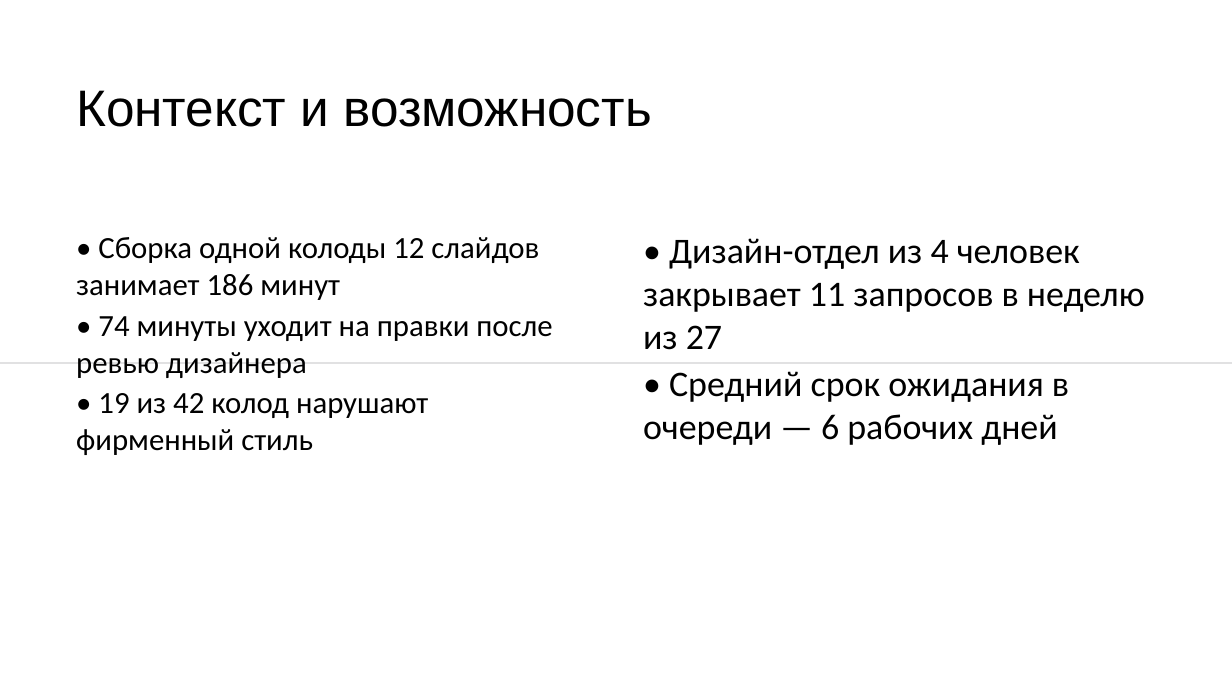
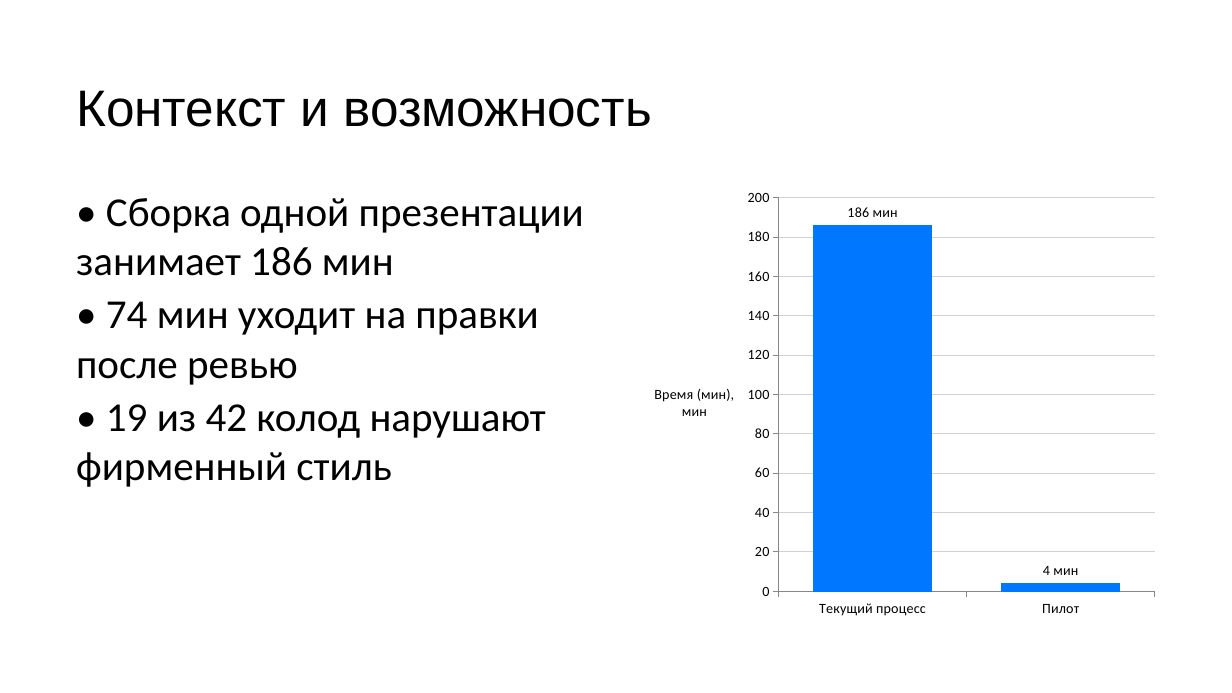
Before and after one commit to DiFoxenGit/-VKTechHackathon, a slide deck: slide 2 of samples/Шаблон_презентации_VK_Education__split.pptx. Drawn at 1232x693 pixels with LibreOffice and Linux fonts; fonts in the diff are those of the drawing. Boxes give left, top, right and bottom in pixels: in the first picture for what was removed or moved away, otherwise in the second. Text is boxed around its words. In the diff, an @@ line names an element or a change of style, - is before the commit and + after.

```diff
--- a/samples/Шаблон_презентации_VK_Education__split.pptx
+++ b/samples/Шаблон_презентации_VK_Education__split.pptx
@@ text "• Сборка одной презентации занимает ...": place and size @@
-text "• Сборка одной презентации занимает ..." at [76, 237, 552, 455]
+text "• Сборка одной презентации занимает ..." at [76, 198, 584, 487]
@@ text at [76, 198, 584, 385]: text changed; size 24 to 32 pt @@
-• Сборка одной колоды 12 слайдов занимает 186 минут
-• 74 минуты уходит на правки после ревью дизайнера
+• Сборка одной презентации занимает 186 мин
+• 74 мин уходит на правки после ревью
@@ column chart added at [636, 180, 1166, 627] @@
+categories: Текущий процесс, Пилот
+Series 1: 186, 4
@@ text removed at [643, 238, 1145, 445] @@
-• Дизайн-отдел из 4 человек закрывает 11 запросов в неделю из 27
-• Средний срок ожидания в очереди — 6 рабочих дней
@@ line removed from (1232, 363) to (0, 363) @@
@@ text at [76, 404, 546, 487]: size 24 to 32 pt in "• 19 из 42 колод нарушают фирменный ..." @@
```
Also in this commit, not shown: 3 other slides changed, 8 slides added, 6 slides removed, 21 other files.
